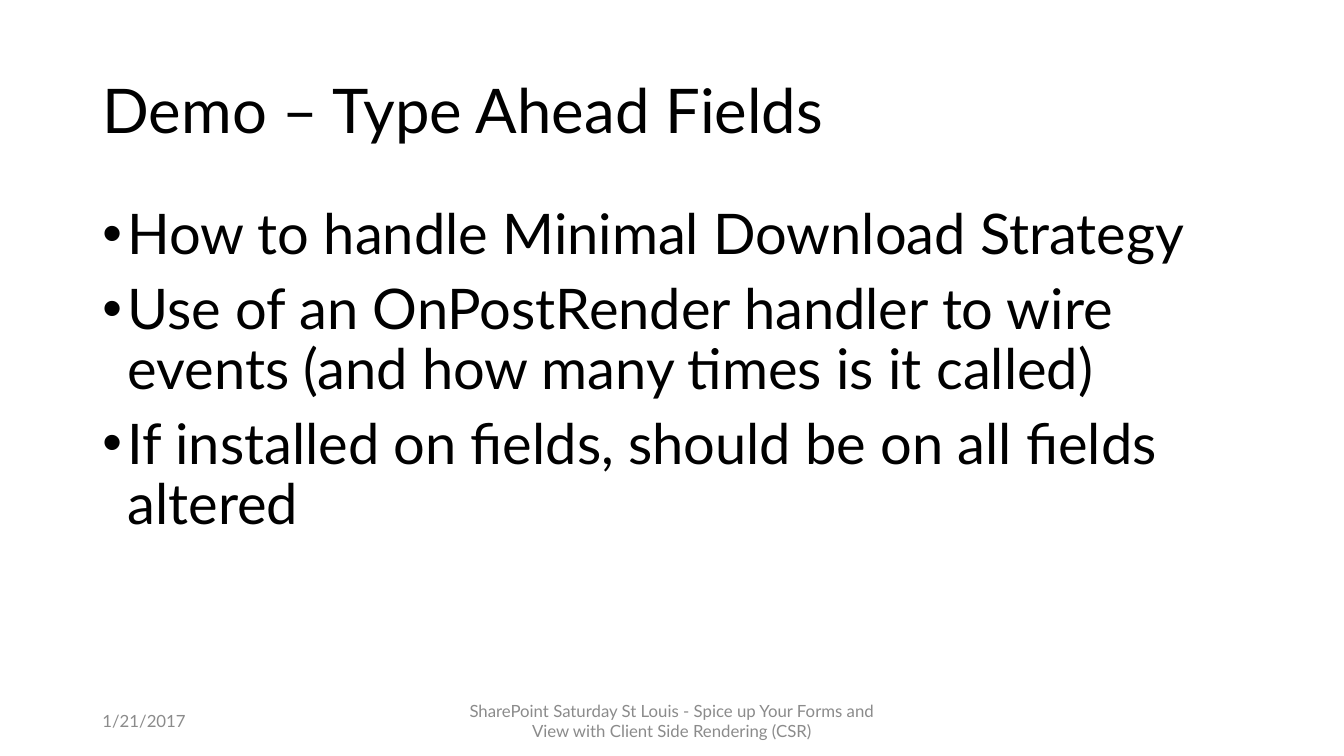
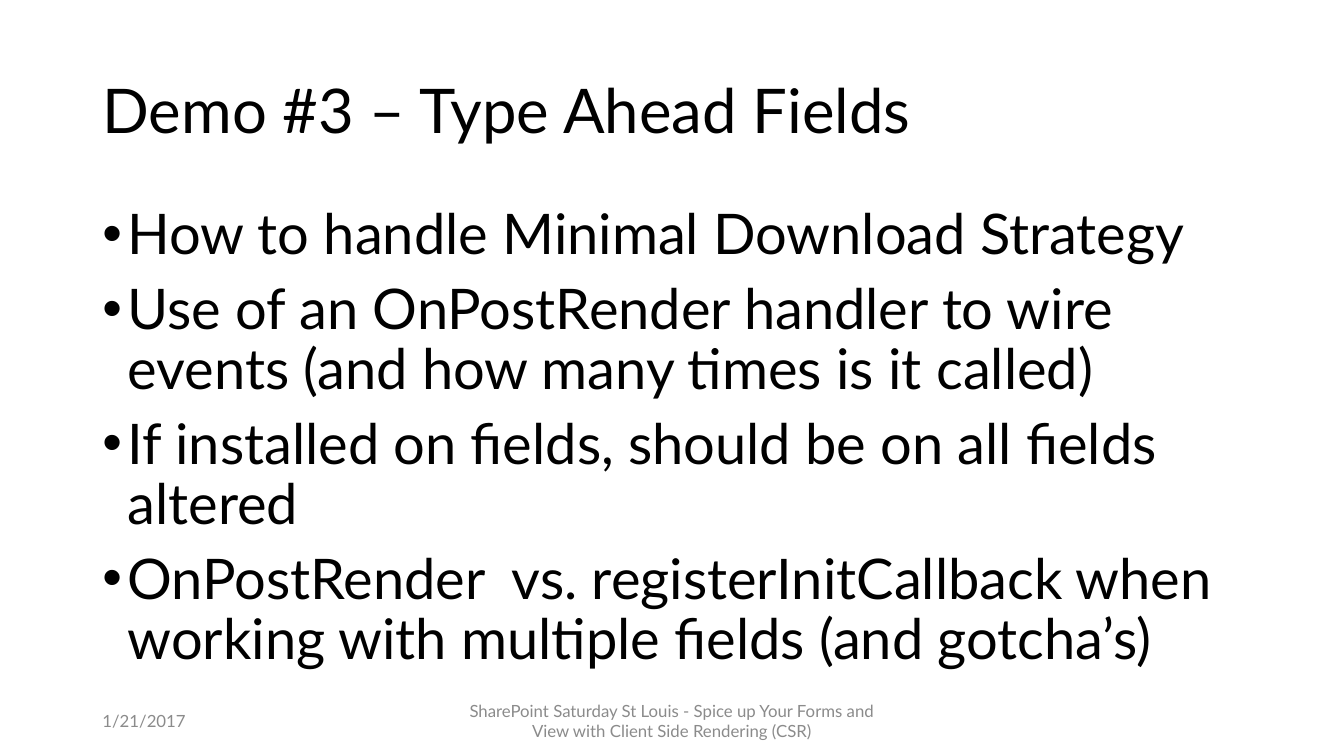
Before and after one commit to mcsheaj/CSRDemos, a slide deck: slide 11 of SPSSTL_CSR.pptx (slide 9 before the commit). Drawn at 1344x756 pixels with LibreOffice and Linux fonts; fonts in the diff are those of the drawing. Boxes give left, top, right and bottom in pixels: in the first picture for what was removed or moved away, otherwise in the second. Text is boxed around its words. In the diff, an @@ line names an element or a change of style, - is before the commit and + after.

```diff
--- a/SPSSTL_CSR.pptx
+++ b/SPSSTL_CSR.pptx
@@ title at (102,87,910,144): text changed @@
-Demo – Type Ahead Fields
+Demo #3 – Type Ahead Fields
@@ text at (128,557,1212,669): paragraph added @@
+• OnPostRender vs. registerInitCallback when working with multiple fields (and gotcha’s)
```
Also in this commit, not shown: 4 other slides changed, 2 slides added, 8 other files.
